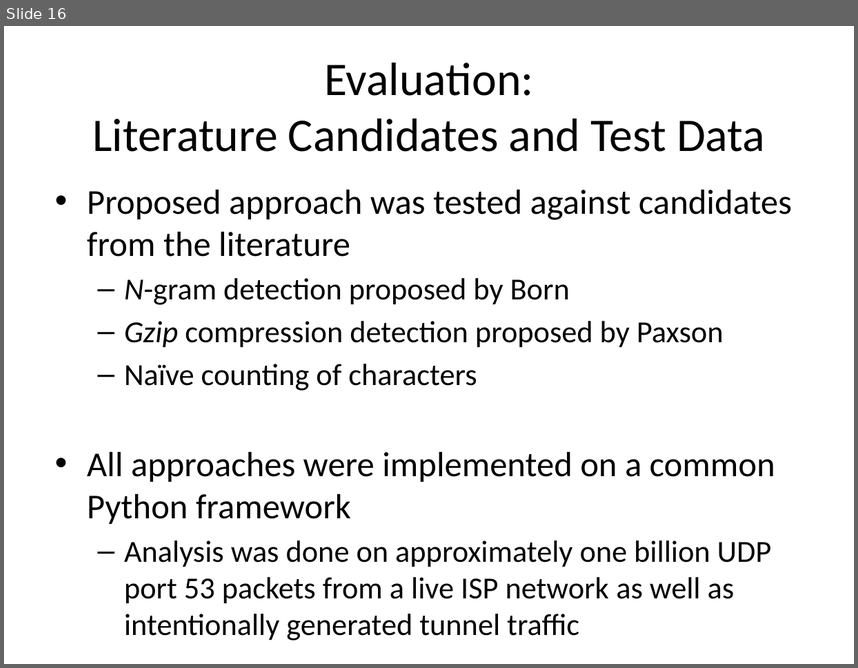
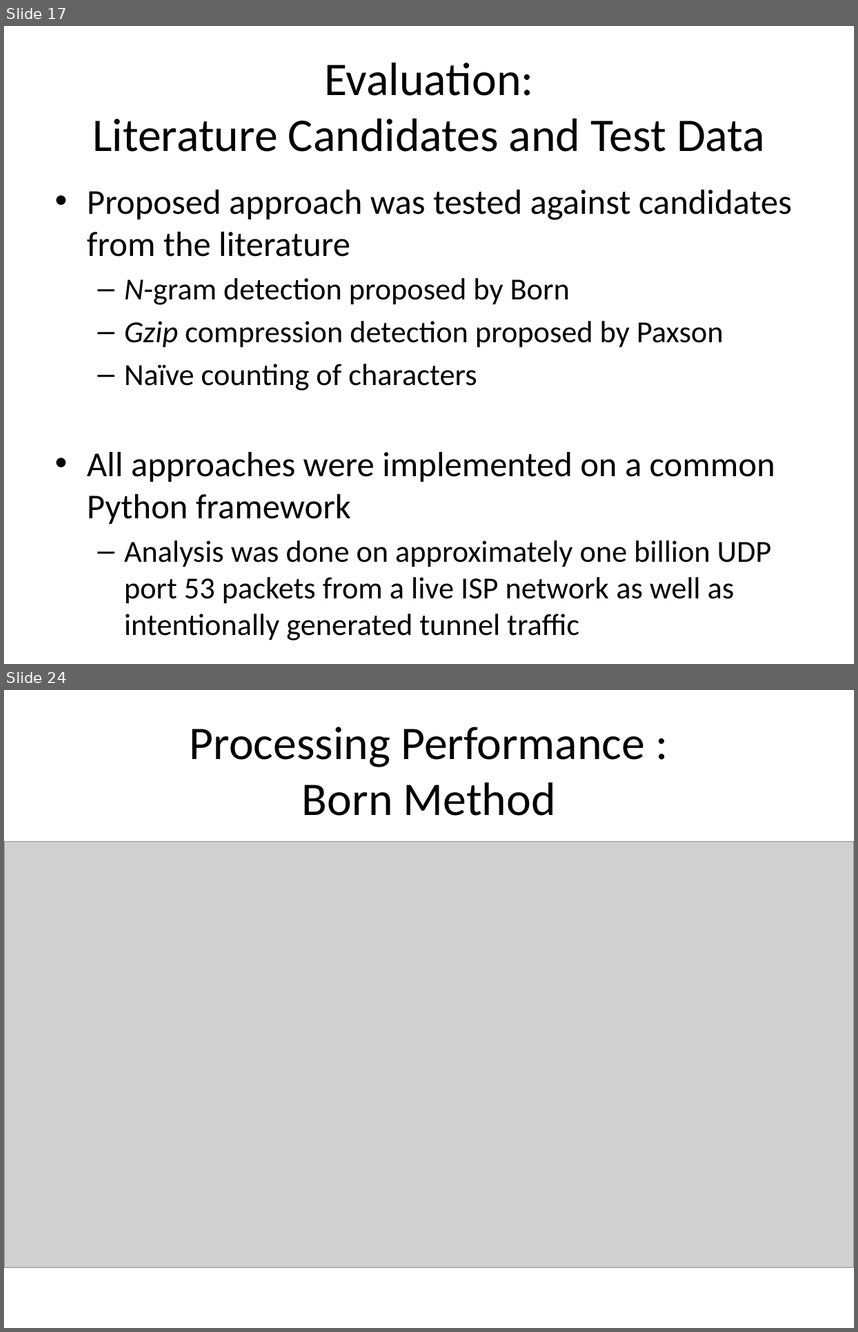
Before and after one commit to Riebart/MSc-Thesis, a slide deck: Defense.pptx. Shown one above the other, each under a label of ours: slide 16 before the commit, slides 17 and 24 after it; the slides between them are not shown. The pictures are 858x668 and 858x1332 pixels, drawn with LibreOffice and Linux fonts; fonts in the diff are those of the drawing; grey boxes stand for pictures. Boxes give left, top, right and bottom in pixels: in the first picture for what was removed or moved away, otherwise in the second. Text is boxed around its words. In the diff, an @@ line names an element or a change of style, - is before the commit and + after.

```diff
--- a/Defense.pptx
+++ b/Defense.pptx
@@ slide 24 added at [4, 690, 854, 1328], background #FFFFFF @@
@@ title added at [190, 727, 645, 816], 39.6 pt, text #000000 @@
+Processing Performance :
+Born Method
@@ picture added at [4, 841, 854, 1268] @@
@@ what was slide 16 is now slide 17 @@
```
Also in this commit, not shown: 2 slides changed, 27 other slides added.
